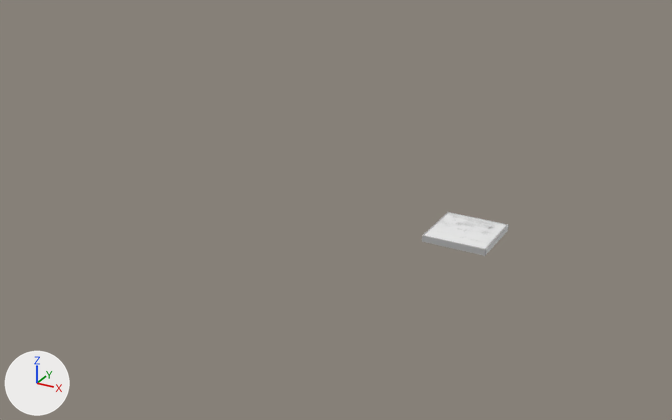
Before and after pictures for a commit that changed the FBX model ImporterExporterFBXexporter/FBXexporter/floor.fbx.
Before and after are seen from a 50 mm lens placed at (0.1246, -0.1219, 0.0595), pointed at (0.0562, 0.0024, -0.0026). The lights are fixed; the arrows at lower left show +X, +Y and +Z.

Names of what the first picture shows: 'floor'.
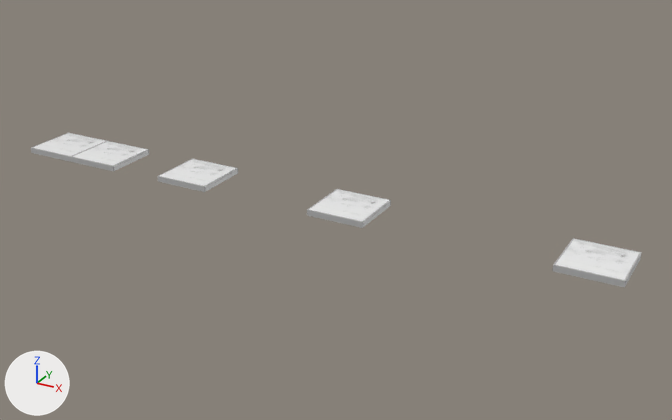
What the commit changed:
Object 'floor' (ob_floor) moves from (0.08, 0.0, 0.0) to (0.0, 0.0, 0.0).
Object 'thing1' (ob_thing1) is new; it shows me_mesh.
Its parent is ob_floor.
Its location is (1.0, 0.0, 0.0).
Object 'thing4' (ob_thing4) is new; it shows me_mesh.
Its parent is ob_thing3.
Its location is (4.0, 0.0, 0.0).
Object 'thing3' (ob_thing3) is new; it shows me_mesh.
Its parent is ob_thing2.
Its location is (3.0, 0.0, 0.0).
Object 'thing2' (ob_thing2) is new; it shows me_mesh.
Its parent is ob_thing1.
Its location is (2.0, 0.0, 0.0).

Changed parts and their boxes (x1, y1, x2, y2) in the pictures (672 x 420 px):
'floor', moved
    before: (422, 212, 509, 256)
    after: (31, 133, 107, 162)
'thing4', added
    after: (553, 238, 642, 288)
'thing3', added
    after: (307, 189, 391, 228)
'thing2', added
    after: (157, 158, 238, 192)
'thing1', added
    after: (71, 141, 149, 171)
